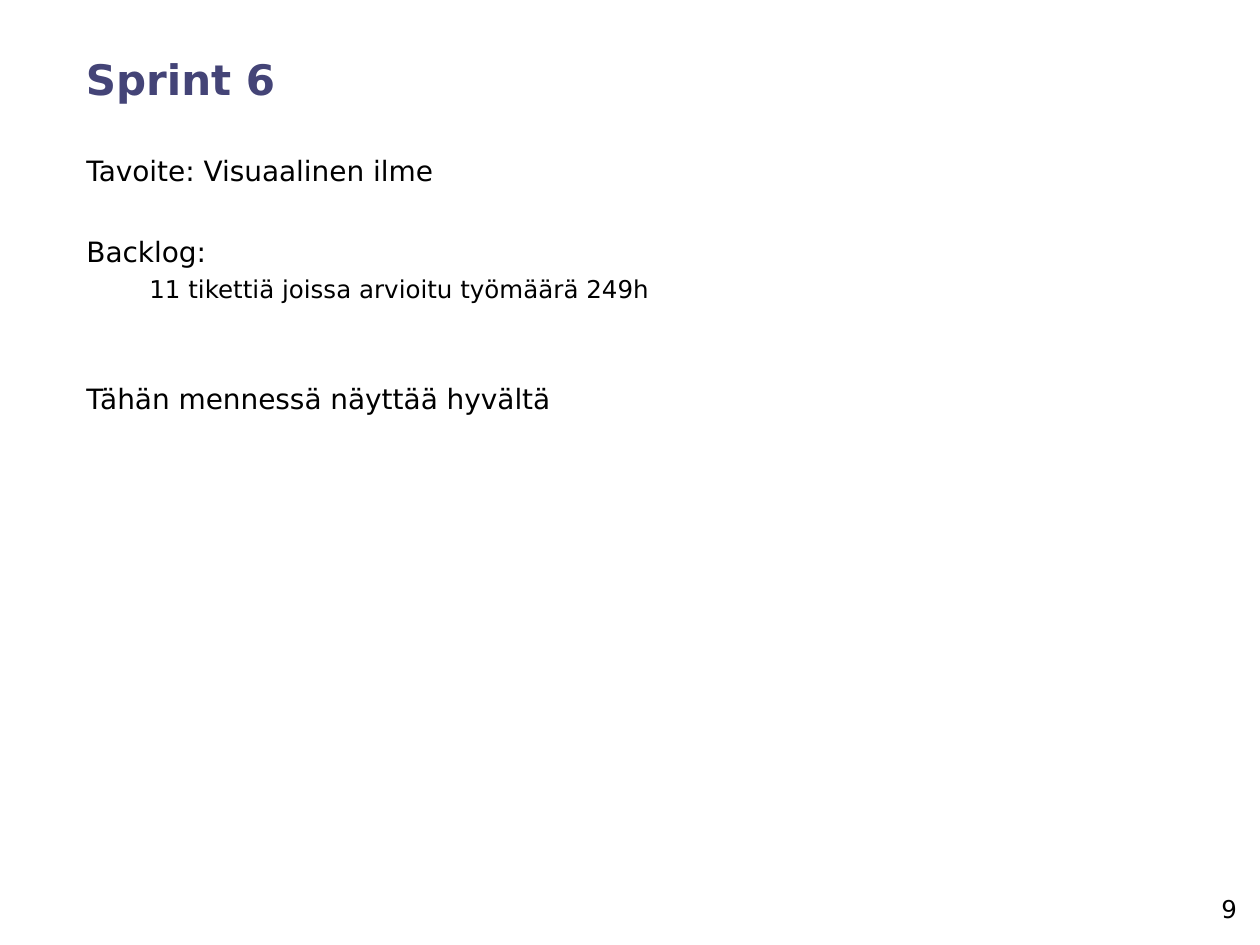
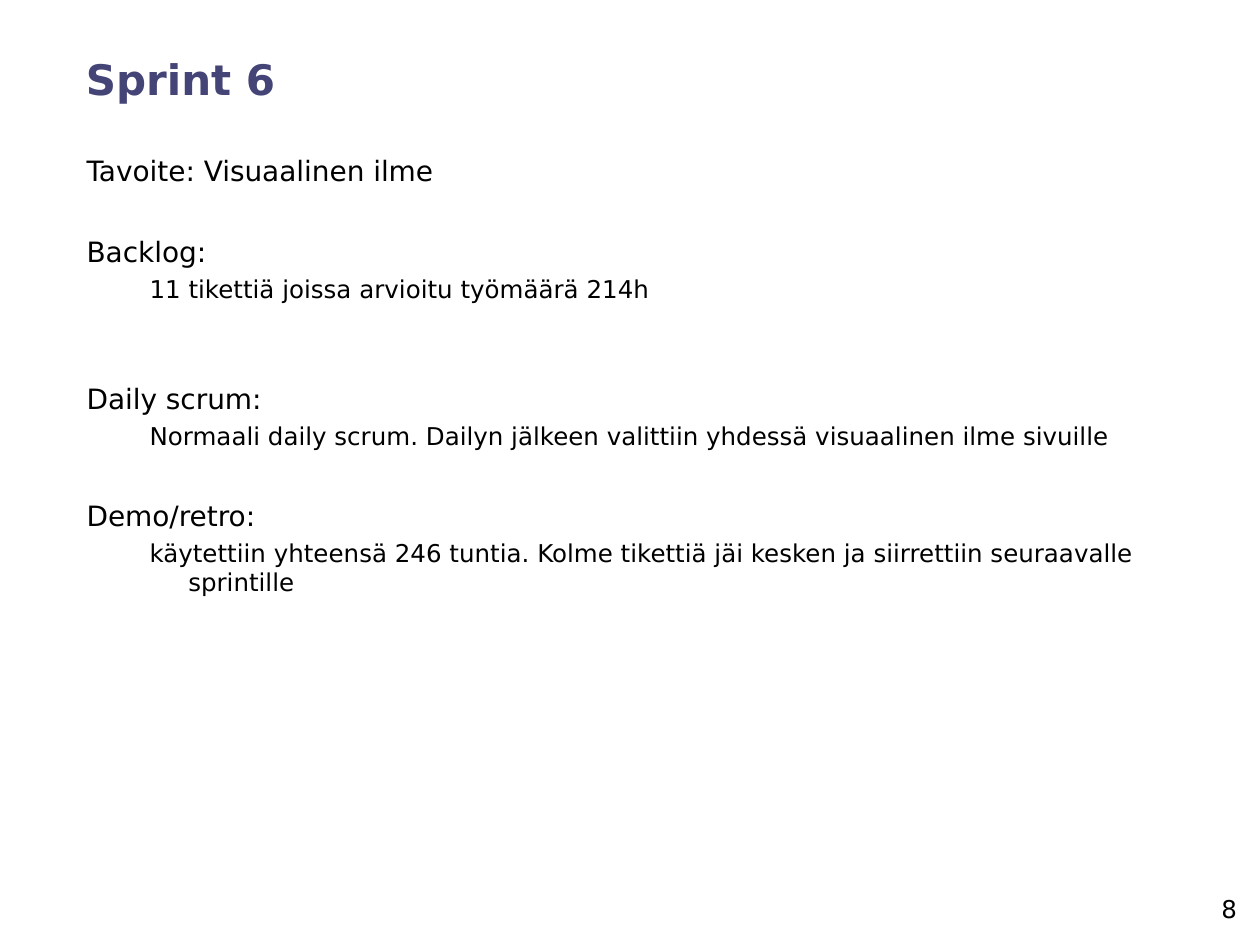
Before and after one commit to chaperweb/portfolio-visualiser, a slide deck: slide 8 of Documents/Review_2/project_review_team6.ppt (slide 9 before the commit). Drawn at 1260x945 pixels with LibreOffice and Linux fonts; fonts in the diff are those of the drawing. Boxes give left, top, right and bottom in pixels: in the first picture for what was removed or moved away, otherwise in the second. Text is boxed around its words. In the diff, an @@ line names an element or a change of style, - is before the commit and + after.

```diff
--- a/Documents/Review_2/project_review_team6.ppt
+++ b/Documents/Review_2/project_review_team6.ppt
@@ text at (x1=87, y1=279, x2=1132, y2=596): text changed @@
-  11 tikettiä joissa arvioitu työmäärä 249h
-Tähän mennessä näyttää hyvältä
+  11 tikettiä joissa arvioitu työmäärä 214h
+Daily scrum:
+  Normaali daily scrum. Dailyn jälkeen valittiin yhdessä visuaalinen ilme sivuille
+Demo/retro:
+  käytettiin yhteensä 246 tuntia. Kolme tikettiä jäi kesken ja siirrettiin seuraavalle sprintille
@@ page number at (x1=1221, y1=900, x2=1237, y2=919): text changed @@
-9
+8
```
Also in this commit, not shown: 3 other slides changed, 1 slide removed, 1 other file.
